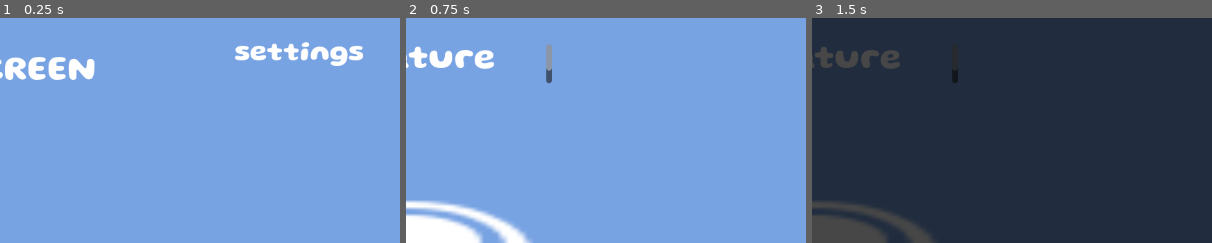
Above: before the commit, frames 1-3 (left to right).
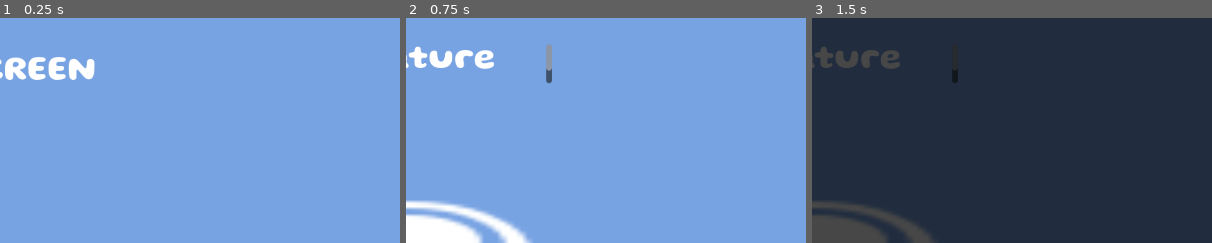
Above: after the commit, the same moments.

Repository: sophieTheProgrammer/microjam-island-61
Game: Godot game, scene res://scenes/start.tscn
Same seed, same stepped clock (60 frames per second), same inputs: the game is played once before the commit and once after it. This scene is started directly instead of the project's main scene. Sound files missing from this copy of the repository are replaced by a short silence.
Inputs (mouse positions are % of the whole screen's width and height, from its top left):
- Up to frame 1 (0.25 s): no input
- Up to frame 2 (0.75 s): click "tutorial" at 0.5 s
- Up to frame 3 (1.5 s): tap Enter (ui_accept) at 1.25 s; move the mouse to (72, 45) at 1.27 s; hold Up (up) from 1.28 s (still down); click (72, 45) at 1.35 s
The pictures show only the part of the screen within x 50-100%, y 0-50%; the shares and areas given below are measured in that part.

The runs differ from the first frame. In frame 1, 1.5% of the frame differs, in the area x 58-91%, y 10-22%; in frame 2, nothing differs; in frame 3, nothing differs.

Commit message:
settings

Diff:
--- a/scenes/start.tscn
+++ b/scenes/start.tscn
@@ -28,6 +28,7 @@
 text = "quickstart"
 
 [node name="StartScreenSettingsButton" type="Button" parent="CanvasLayer" unique_id=993410638]
+visible = false
 offset_left = 876.0
 offset_top = 7.0
 offset_right = 1140.0
--- a/scripts/settings.gd
+++ b/scripts/settings.gd
@@ -7,8 +7,8 @@
 
 # Called when the node enters the scene tree for the first time.
 func _ready() -> void:
-	music_slider.value = 100
-	sfx_slider.value = 100
+	music_slider.value = (AudioPlayer.Music_Volume_Modifier + 1) * 50
+	sfx_slider.value = (AudioPlayer.SFX_Volume_Modifier + 1) * 50
 
 
 # Called every frame. 'delta' is the elapsed time since the previous frame.
@@ -17,14 +17,14 @@
 
 func _slider_value_changed(value: float, source: Range) -> void:
 	if source == music_slider:
-		AudioPlayer.Music_Volume_Modifier = value/100
+		AudioPlayer.Music_Volume_Modifier = value/50 - 1
 	elif source == sfx_slider:
-		AudioPlayer.SFX_Volume_Modifier = value/100
+		AudioPlayer.SFX_Volume_Modifier = value/50 - 1
 	print(AudioPlayer.Music_Volume_Modifier)
 	print(AudioPlayer.SFX_Volume_Modifier)
 
 func _button_pressed(source: BaseButton) -> void:
-	AudioPlayer.play_sfx(AudioPlayer.CLICK_003, 0)
+	AudioPlayer.play_sfx(AudioPlayer.CLICK_003, 1)
 	if source == back_button:
 		get_tree().change_scene_to_packed(load("res://scenes/start.tscn"))
 	elif source == distance_button:
@@ -36,4 +36,4 @@
 			distance_button.text = "American"
 
 func _button_down(_source: BaseButton) -> void:
-	AudioPlayer.play_sfx(AudioPlayer.CLICK_002, 0)
+	AudioPlayer.play_sfx(AudioPlayer.CLICK_002, 1)
--- a/scripts/start_screen.gd
+++ b/scripts/start_screen.gd
@@ -14,7 +14,7 @@
 	pass
 
 func _button_pressed(source: BaseButton) -> void:
-	AudioPlayer.play_sfx(AudioPlayer.CLICK_003, 0)
+	AudioPlayer.play_sfx(AudioPlayer.CLICK_003, 1)
 	match source:
 		start_screen_tutorial_button:
 			get_tree().change_scene_to_packed(Global.TUTORIAL)
@@ -25,4 +25,4 @@
 
 
 func _button_down(_source: BaseButton) -> void:
-	AudioPlayer.play_sfx(AudioPlayer.CLICK_002, 0)
+	AudioPlayer.play_sfx(AudioPlayer.CLICK_002, 1)
